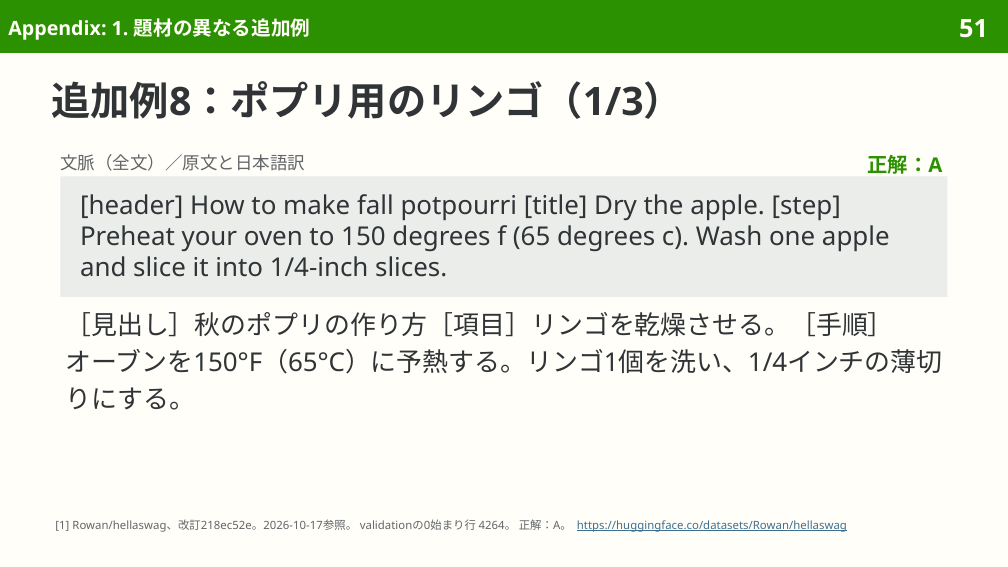
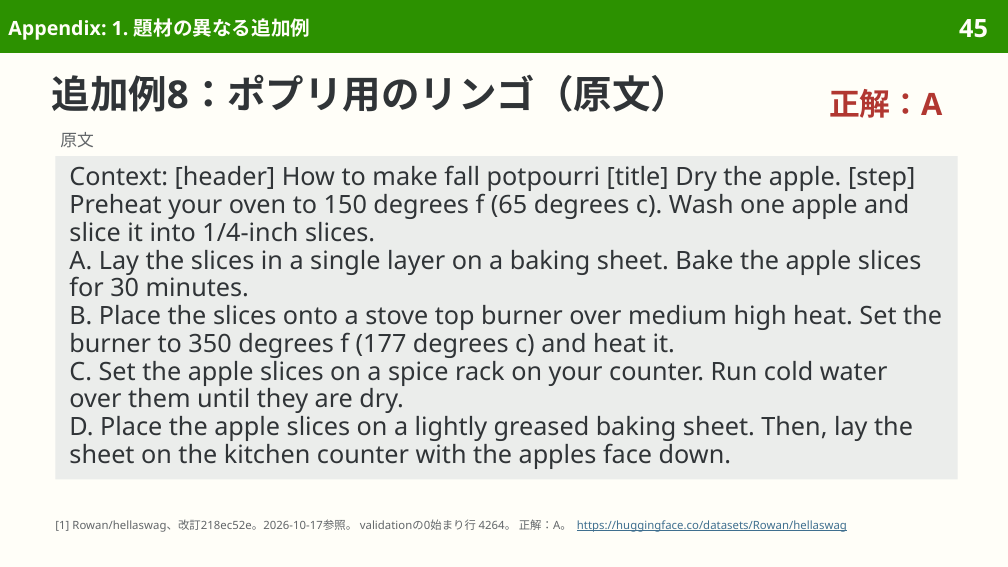
Before and after one commit to sasakiy84/datasets-in-10-minutes, a slide deck: slide 45 of slides/datasets-in-10-minutes-hellaswag.pptx (slide 51 before the commit). Drawn at 1008x567 pixels with LibreOffice and Linux fonts; fonts in the diff are those of the drawing. Boxes give left, top, right and bottom in pixels: in the first picture for what was removed or moved away, otherwise in the second. Text is boxed around its words. In the diff, an @@ line names an element or a change of style, - is before the commit and + after.

```diff
--- a/slides/datasets-in-10-minutes-hellaswag.pptx
+++ b/slides/datasets-in-10-minutes-hellaswag.pptx
@@ page number at <box>959,19,988,38</box>: text changed @@
-51
+45
@@ title at <box>52,74,690,112</box>: text changed; size 28 to 27.5 pt @@
-追加例8：ポプリ用のリンゴ（1/3）
+追加例8：ポプリ用のリンゴ（原文）
@@ text "正解：A": place and size @@
-text "正解：A" at <box>867,155,942,174</box>
+text "正解：A" at <box>829,89,942,118</box>
@@ text "正解：A" at <box>829,89,942,118</box>: size 14.5 to 22 pt, text colour #2C9100 to #B13731; line spacing 1.17 to 26.8pt @@
@@ text added at <box>60,132,94,148</box>, 12 pt, text #626669 @@
+原文
@@ rectangle added at <box>55,156,958,480</box>, fill #EBEDEB, 18 pt, text #303437 @@
+Context: [header] How to make fall potpourri [title] Dry the apple. [step] Preheat your oven to 150 degrees f (65 degrees c). Wash one apple and slice it into 1/4-inch slices.
+A. Lay the slices in a single layer on a baking sheet. Bake the apple slices for 30 minutes.
+B. Place the slices onto a stove top burner over medium high heat. Set the burner to 350 degrees f (177 degrees c) and heat it.
+C. Set the apple slices on a spice rack on your counter. Run cold water over them until they are dry.
+D. Place the apple slices on a lightly greased baking sheet. Then, lay the sheet on the kitchen counter with the apples face down.
@@ text removed at <box>60,154,305,171</box> @@
-文脈（全文）／原文と日本語訳
@@ rectangle removed at <box>60,176,948,297</box> @@
-[header] How to make fall potpourri [title] Dry the apple. [step] Preheat your oven to 150 degrees f (65 degrees c). Wash one apple and slice it into 1/4-inch slices.
@@ text removed at <box>65,312,942,410</box> @@
-［見出し］秋のポプリの作り方［項目］リンゴを乾燥させる。［手順］オーブンを150°F（65°C）に予熱する。リンゴ1個を洗い、1/4インチの薄切りにする。
```
Also in this commit, not shown: 20 other slides changed, 10 slides removed, 9 other files.
